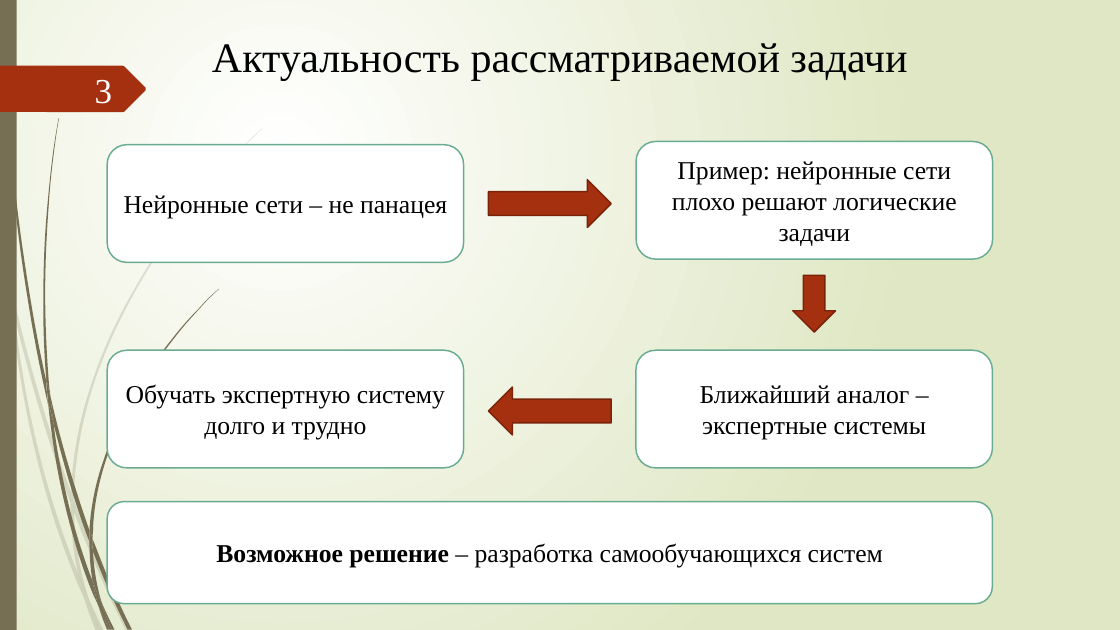
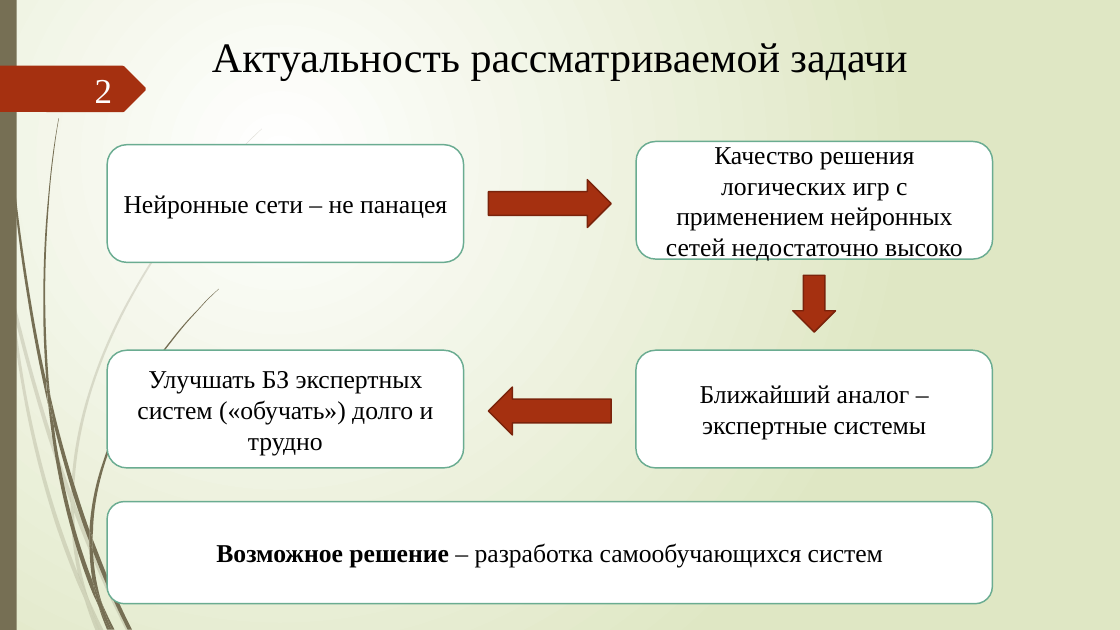
Before and after one commit to xex238/Diploma_2022, a slide deck: slide 2 of docs/Отчёты/ВКР/Новицкий_МПИ-20-4-2_ВКР_Презентация (v. 2.0).pptx (slide 3 before the commit). Drawn at 1120x630 pixels with LibreOffice and Linux fonts; fonts in the diff are those of the drawing. Boxes give left, top, right and bottom in pixels: in the first picture for what was removed or moved away, otherwise in the second. Text is boxed around its words. In the diff, an @@ line names an element or a change of style, - is before the commit and + after.

```diff
--- a/docs/Отчёты/ВКР/Новицкий_МПИ-20-4-2_ВКР_Презентация (v. 2.0).pptx
+++ b/docs/Отчёты/ВКР/Новицкий_МПИ-20-4-2_ВКР_Презентация (v. 2.0).pptx
@@ page number at <box>95,80,112,103</box>: text changed @@
-3
+2
@@ text in rounded rectangle at <box>666,147,962,262</box>: text changed @@
-Пример: нейронные сети плохо решают логические задачи
+Качество решения логических игр с применением нейронных сетей недостаточно высоко
@@ text in rounded rectangle at <box>137,371,434,455</box>: text changed @@
-Обучать экспертную систему долго и трудно
+Улучшать БЗ экспертных систем («обучать») долго и трудно
```
Also in this commit, not shown: 8 other slides changed, 1 slide added, 1 slide removed, 14 other files.
